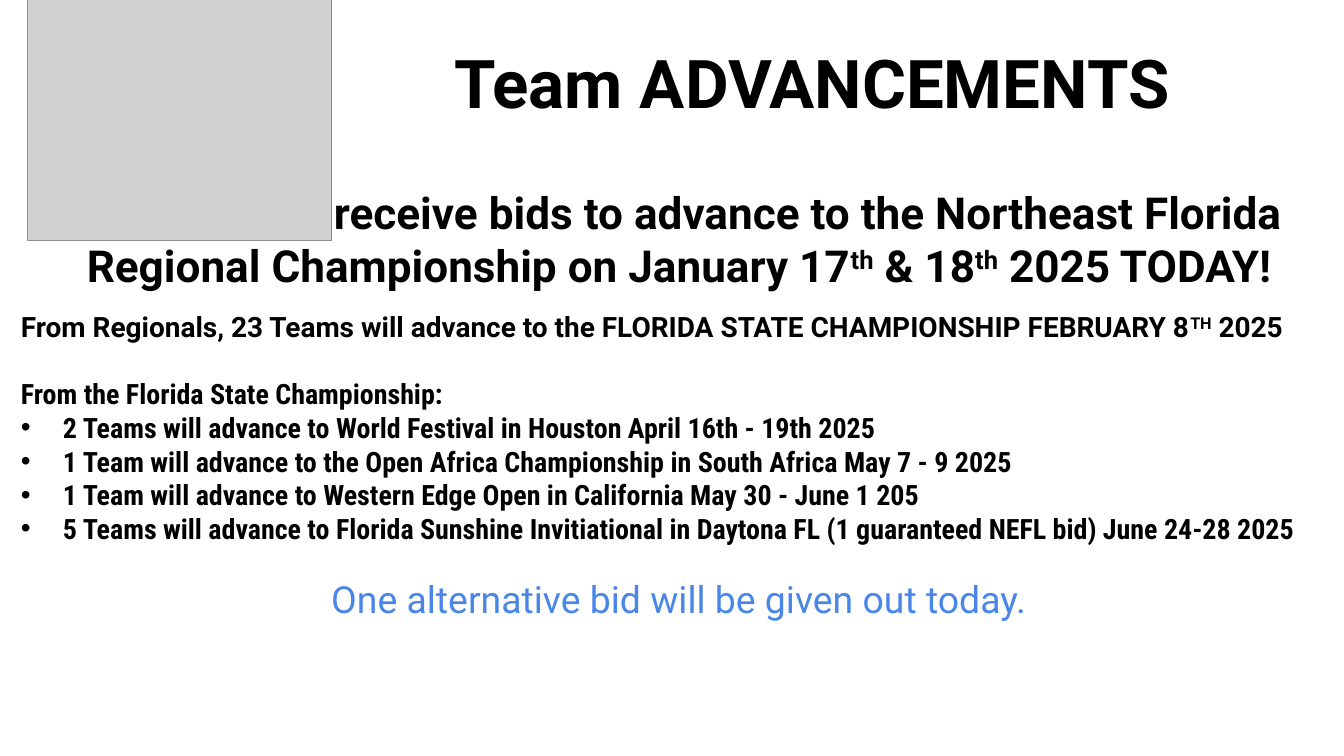
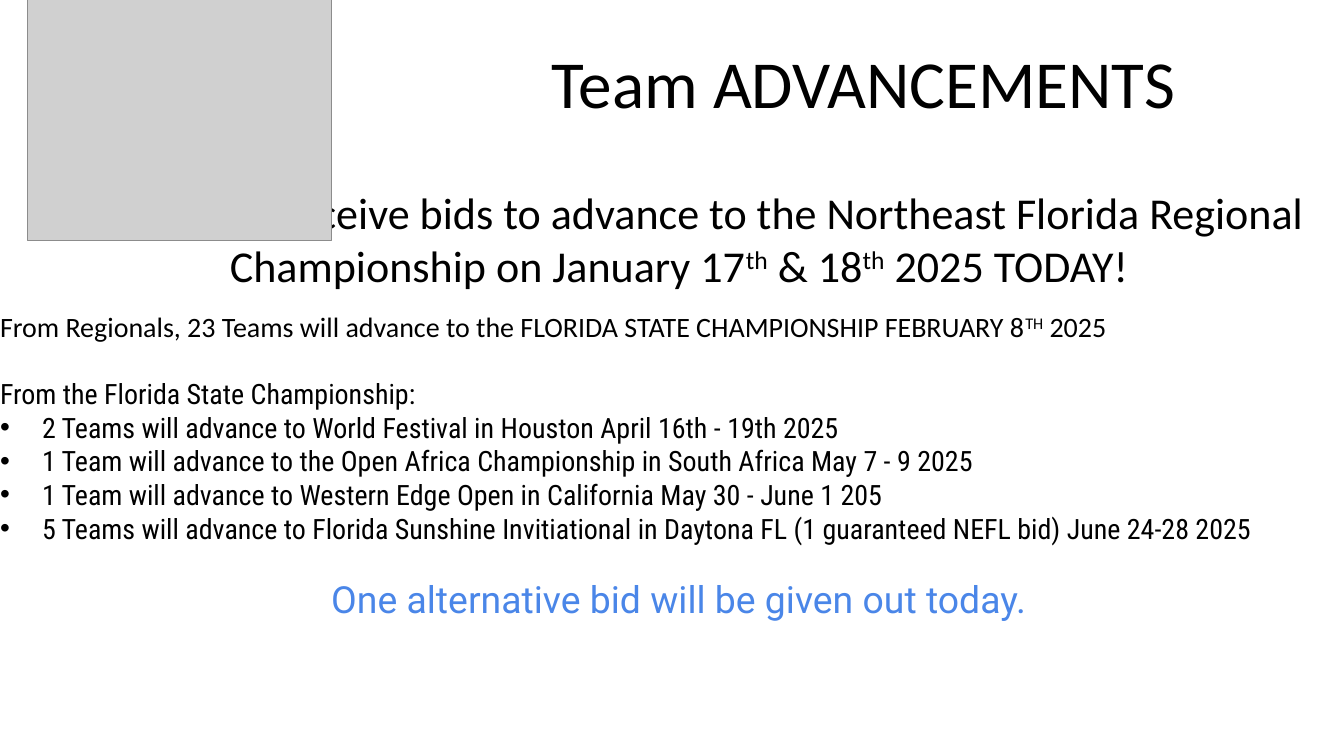
Before and after one commit to bpmerkel/FLLSlides, a slide deck: slide 25 of Api/Templates/Awards Ceremony - Short.pptx. Drawn at 1344x756 pixels with LibreOffice and Linux fonts; fonts in the diff are those of the drawing; grey boxes stand for pictures; background and template pictures are left out. Boxes give left, top, right and bottom in pixels: in the first picture for what was removed or moved away, otherwise in the second. Text is boxed around its words. In the diff, an @@ line names an element or a change of style, - is before the commit and + after.

```diff
--- a/Api/Templates/Awards Ceremony - Short.pptx
+++ b/Api/Templates/Awards Ceremony - Short.pptx
@@ title "Team ADVANCEMENTS" at [552,64,1175,109]: font Roboto to Calibri, bold off @@
@@ title "Team ADVANCEMENTS": place and size @@
-title "Team ADVANCEMENTS" at [454,59,1169,109]
+title "Team ADVANCEMENTS" at [552,64,1175,109]
@@ title "5 Teams will receive bids ..." at [54,187,1303,289]: font Roboto to Calibri, bold off @@
@@ title "From Regionals, 23 Teams will ...": place and size @@
-title "From Regionals, 23 Teams will ..." at [21,316,1294,545]
+title "From Regionals, 23 Teams will ..." at [0,317,1250,545]
@@ title "From Regionals, 23 Teams will ..." at [0,317,1250,545]: font Roboto to Calibri in "From Regionals, 23 Teams will advance to ..."; bold off @@
```
Also in this commit, not shown: 26 other slides changed.
